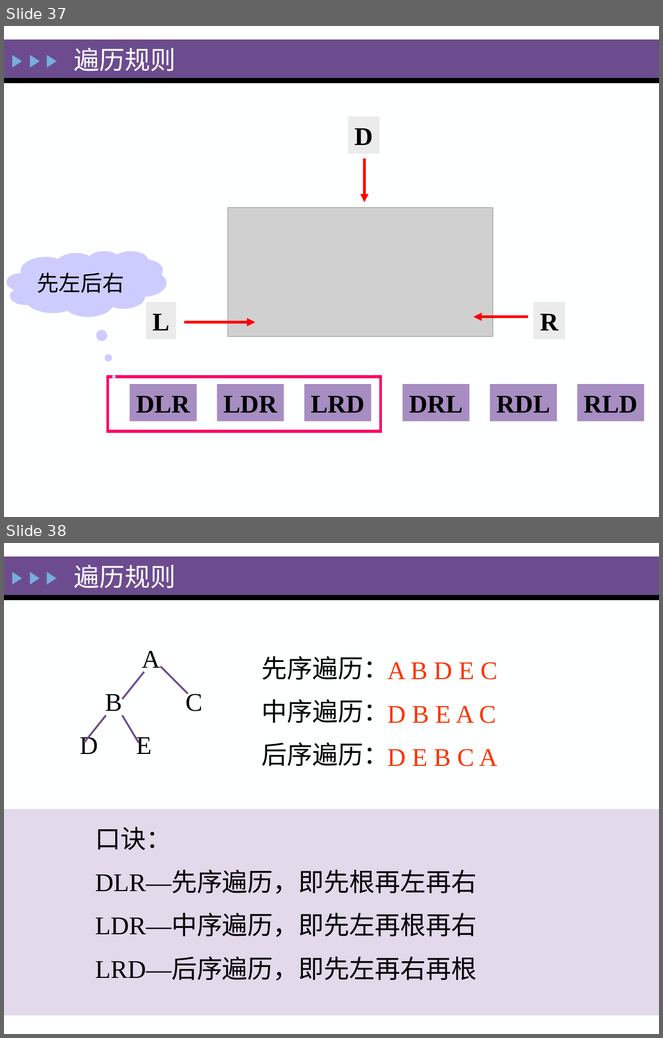
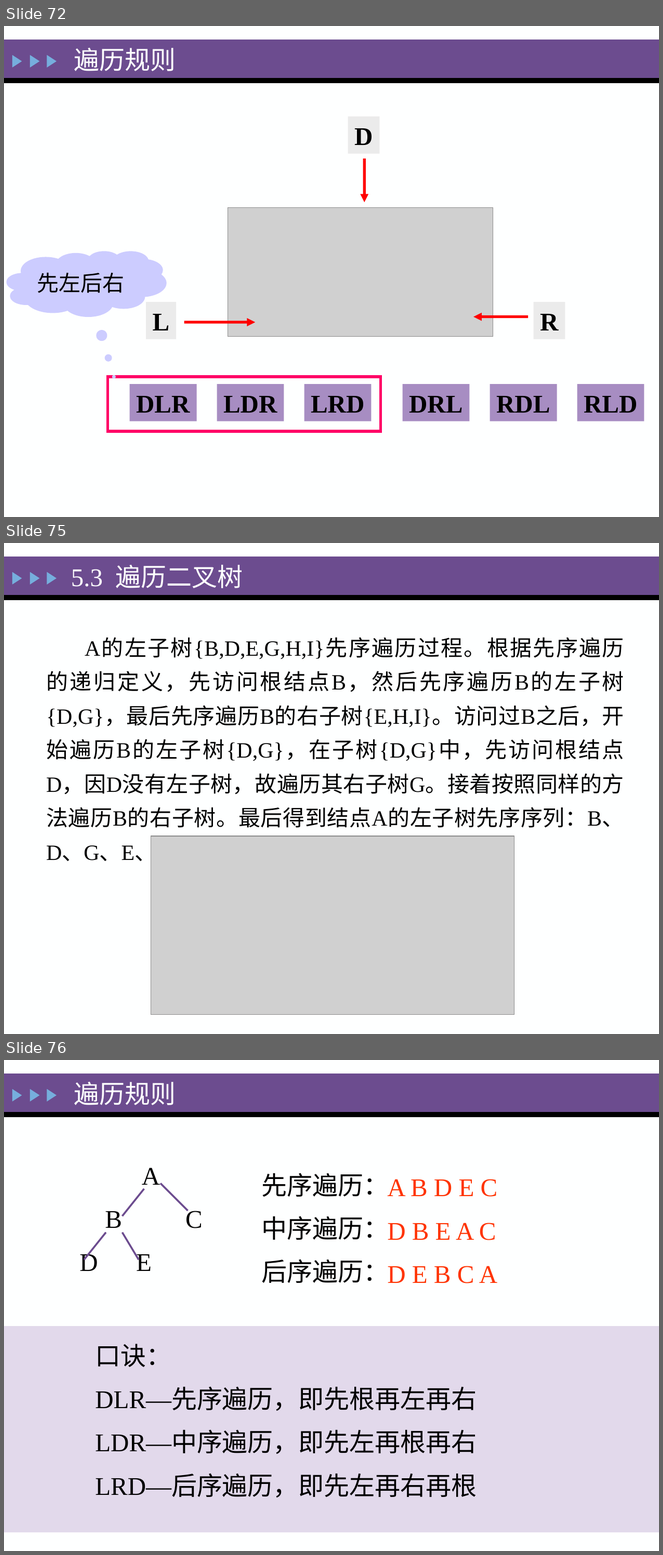
Before and after one commit to zeemeil/zeemeil.github.io, a slide deck: files/2025_1_DS/0402_DS_Tree.pptx. Shown one above the other, each under a label of ours: slides 37 and 38 before the commit, slides 72, 75 and 76 after it; the slides between them are not shown. The pictures are 663x1038 and 663x1555 pixels, drawn with LibreOffice and Linux fonts; fonts in the diff are those of the drawing; grey boxes stand for pictures. Boxes give left, top, right and bottom in pixels: in the first picture for what was removed or moved away, otherwise in the second. Text is boxed around its words. In the diff, an @@ line names an element or a change of style, - is before the commit and + after.

```diff
--- a/files/2025_1_DS/0402_DS_Tree.pptx
+++ b/files/2025_1_DS/0402_DS_Tree.pptx
@@ slide 75 added at bbox=[4, 543, 659, 1034], background #FEFFFF; not listed: 5 template elements that a slide beside it also shows @@
@@ title added at bbox=[71, 565, 243, 588], 28 pt, text #FEFFFF @@
+5.3 遍历二叉树
@@ text added at bbox=[46, 639, 624, 865], 24 pt, text #000000 @@
+A的左子树{B,D,E,G,H,I}先序遍历过程。根据先序遍历的递归定义，先访问根结点B，然后先序遍历B的左子树{D,G}，最后先序遍历B的右子树{E,H,I}。访问过B之后，开始遍历B的左子树{D,G}，在子树{D,G}中，先访问根结点D，因D没有左子树，故遍历其右子树G。接着按照同样的方法遍历B的右子树。最后得到结点A的左子树先序序列：B、D、G、E、H、I。
@@ picture added at bbox=[151, 836, 515, 1015] @@
@@ what was slide 37 is now slide 72 @@
@@ what was slide 38 is now slide 76 @@
```
Also in this commit, not shown: 2 slides changed, 37 other slides added, 7 other files.
